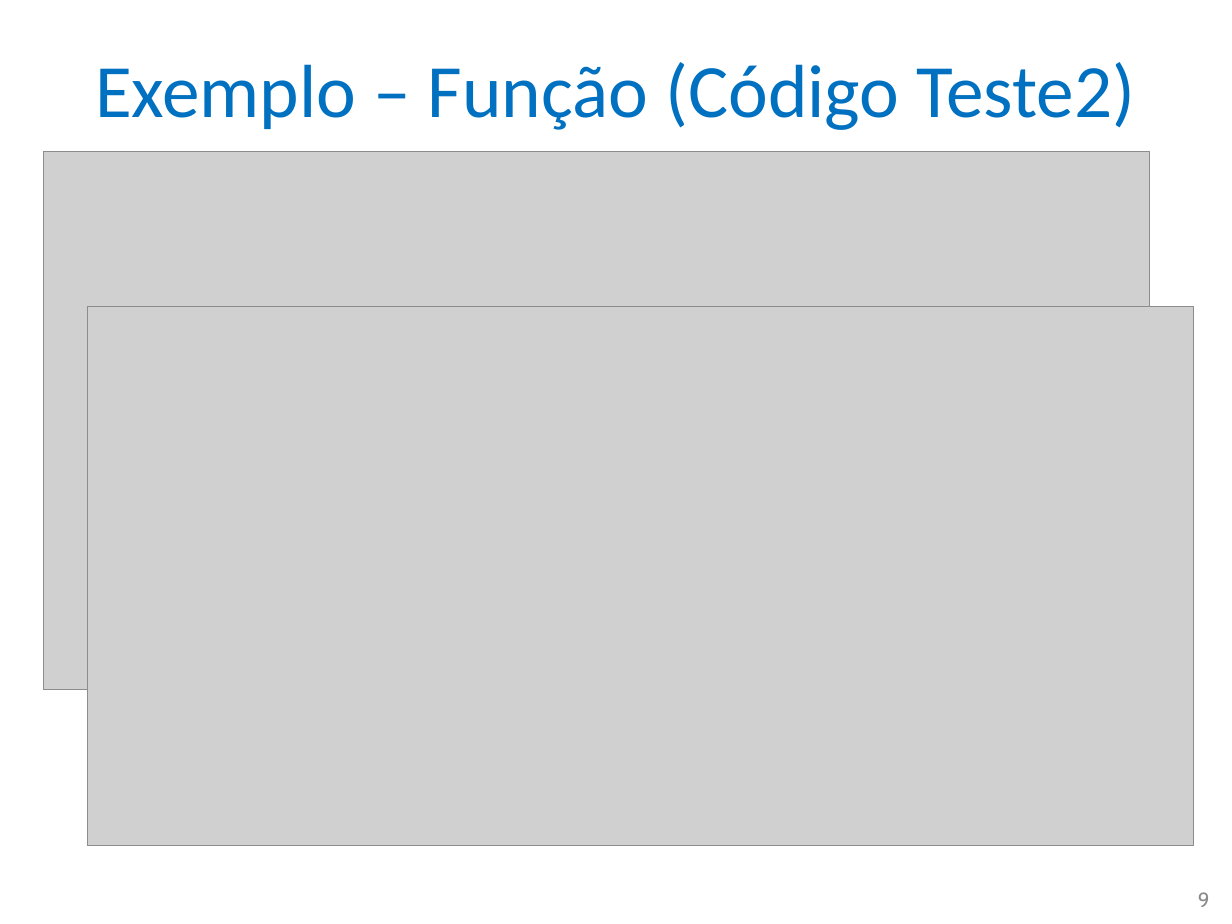
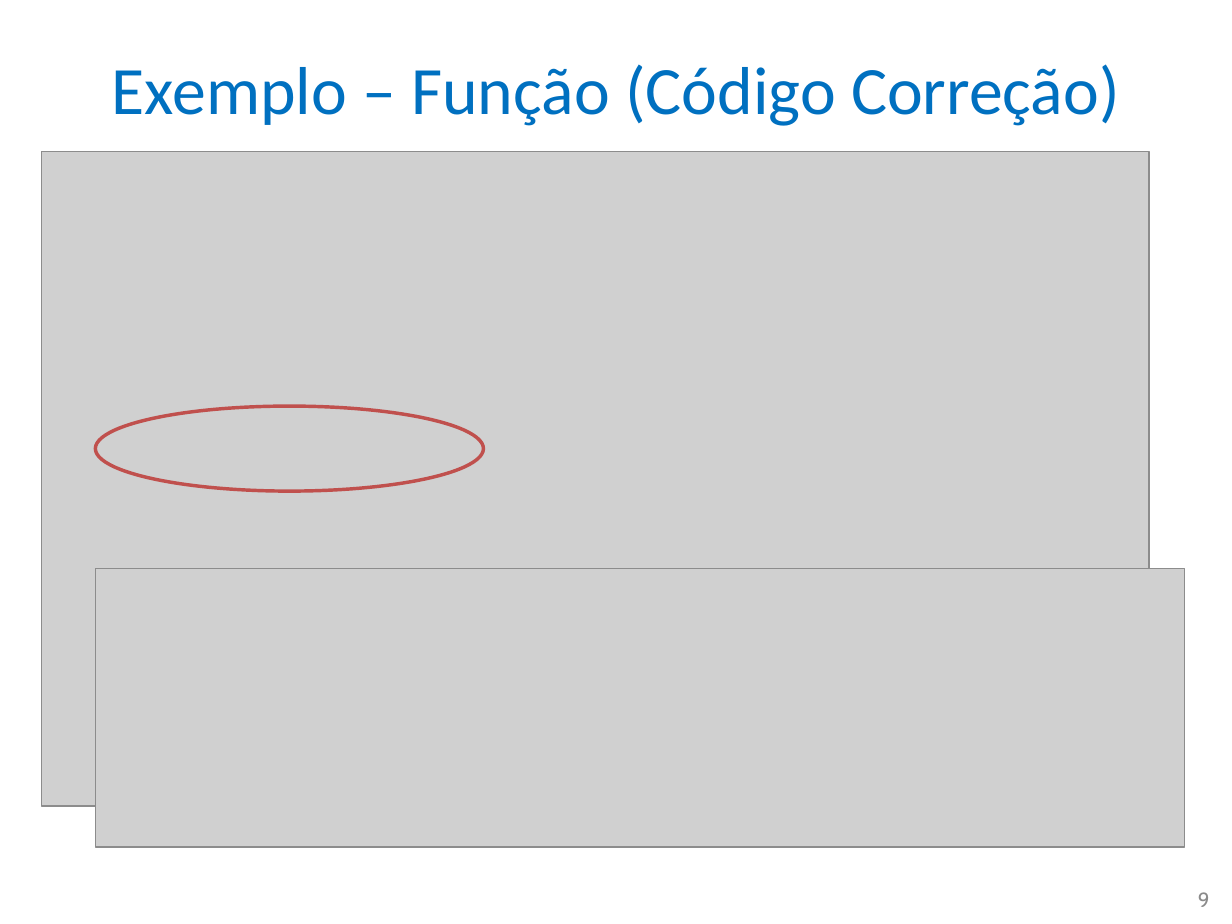
Before and after one commit to nascimentolwtn/INPE-CAP-385_DesenvolvimentoFrameworks, a slide deck: slide 9 of CAP385-00-Presentations/01-MATLAB xUnit Test Framework.pptx. Drawn at 1232x924 pixels with LibreOffice and Linux fonts; fonts in the diff are those of the drawing; grey boxes stand for pictures. Boxes give left, top, right and bottom in pixels: in the first picture for what was removed or moved away, otherwise in the second. Text is boxed around its words. In the diff, an @@ line names an element or a change of style, - is before the commit and + after.

```diff
--- a/CAP385-00-Presentations/01-MATLAB xUnit Test Framework.pptx
+++ b/CAP385-00-Presentations/01-MATLAB xUnit Test Framework.pptx
@@ title at (x1=112, y1=64, x2=1120, y2=126): text changed; size 44 to 39.6 pt @@
-Exemplo – Função (Código Teste2)
+Exemplo – Função (Código Correção)
@@ picture resized from (x1=43, y1=152, x2=1149, y2=689) to (x1=42, y1=152, x2=1149, y2=806) @@
@@ ellipse added at (x1=95, y1=407, x2=483, y2=492), outline #C0504D 2 pt @@
@@ picture resized from (x1=87, y1=307, x2=1194, y2=846) to (x1=95, y1=569, x2=1184, y2=848) @@
```
Also in this commit, not shown: 1 other slide changed, 2 slides added, 1 other file.
